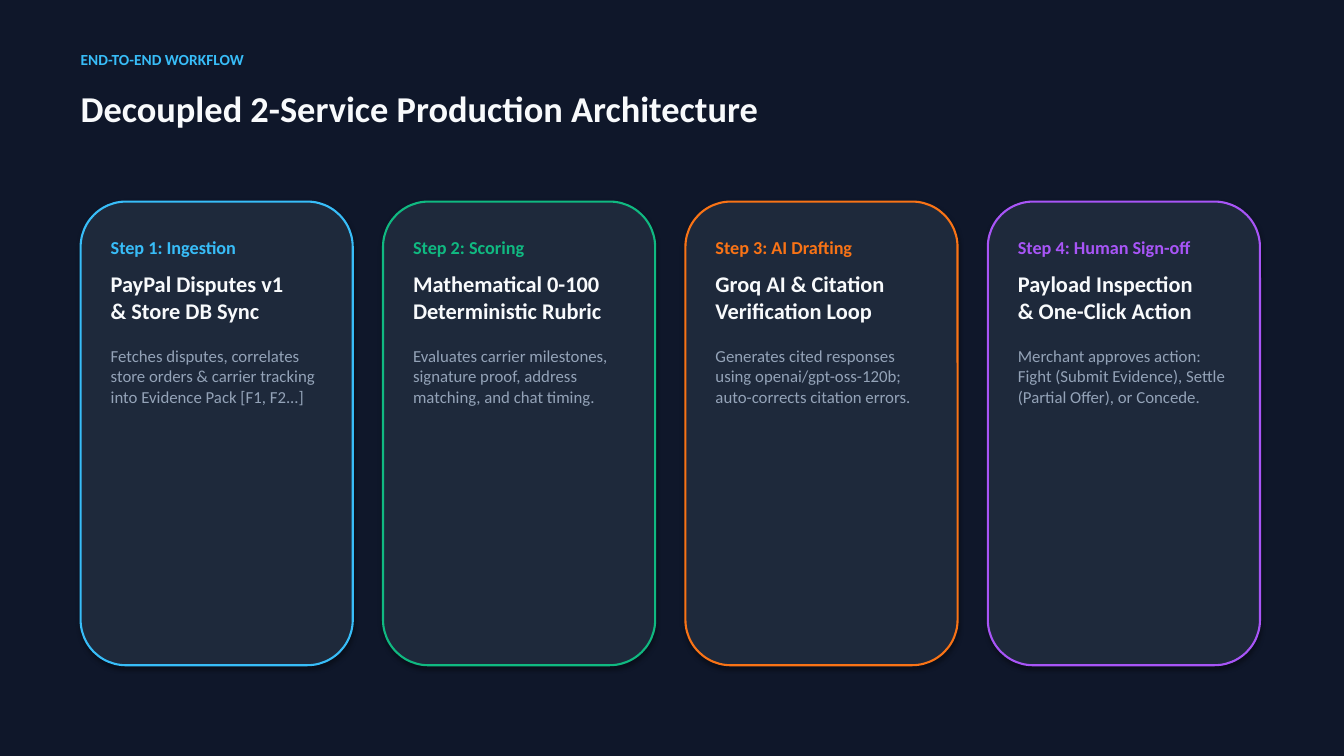
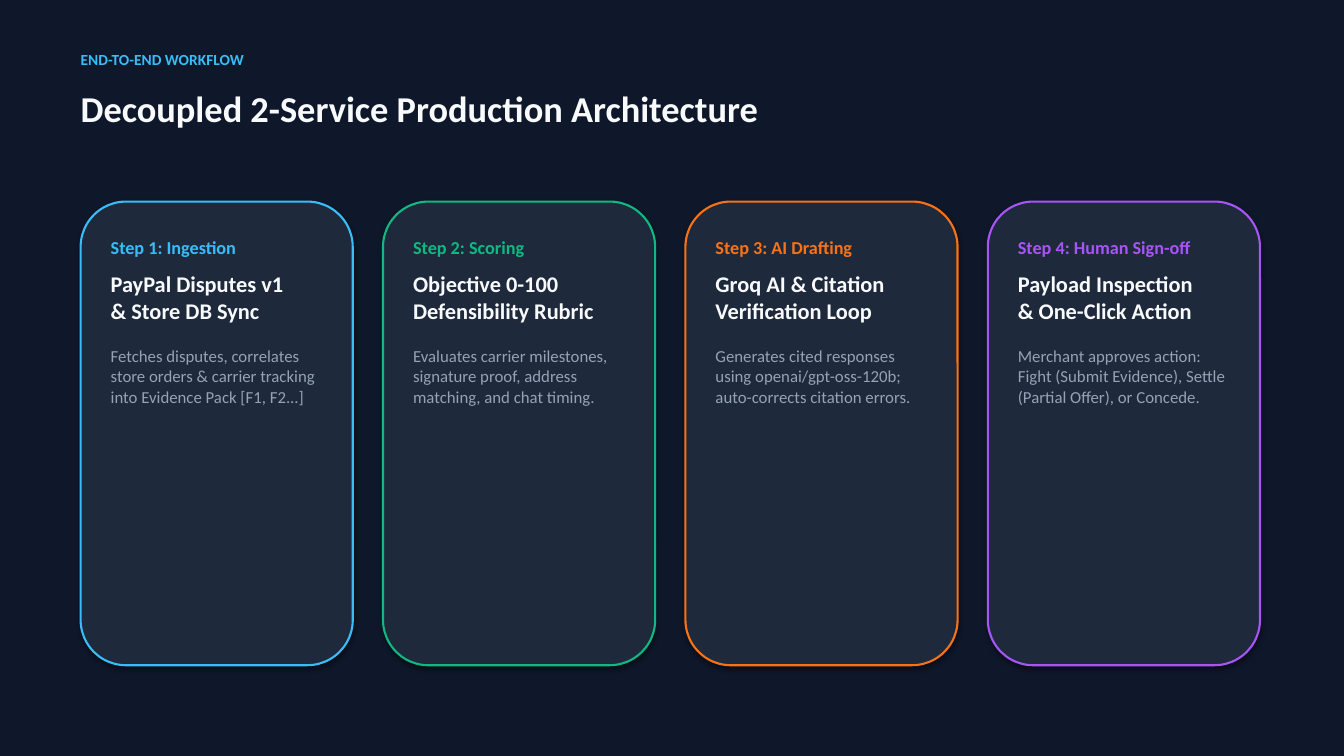
Before and after one commit to SthitadheeDas/DisputeCopilot, a slide deck: slide 4 of DisputeCopilot_Presentation.pptx. Drawn at 1344x756 pixels with LibreOffice and Linux fonts; fonts in the diff are those of the drawing. Boxes give left, top, right and bottom in pixels: in the first picture for what was removed or moved away, otherwise in the second. Text is boxed around its words. In the diff, an @@ line names an element or a change of style, - is before the commit and + after.

```diff
--- a/DisputeCopilot_Presentation.pptx
+++ b/DisputeCopilot_Presentation.pptx
@@ text at box(413, 276, 593, 323): text changed @@
-Mathematical 0-100
-Deterministic Rubric
+Objective 0-100
+Defensibility Rubric
```
Also in this commit, not shown: 6 other slides changed, 1 other file.
